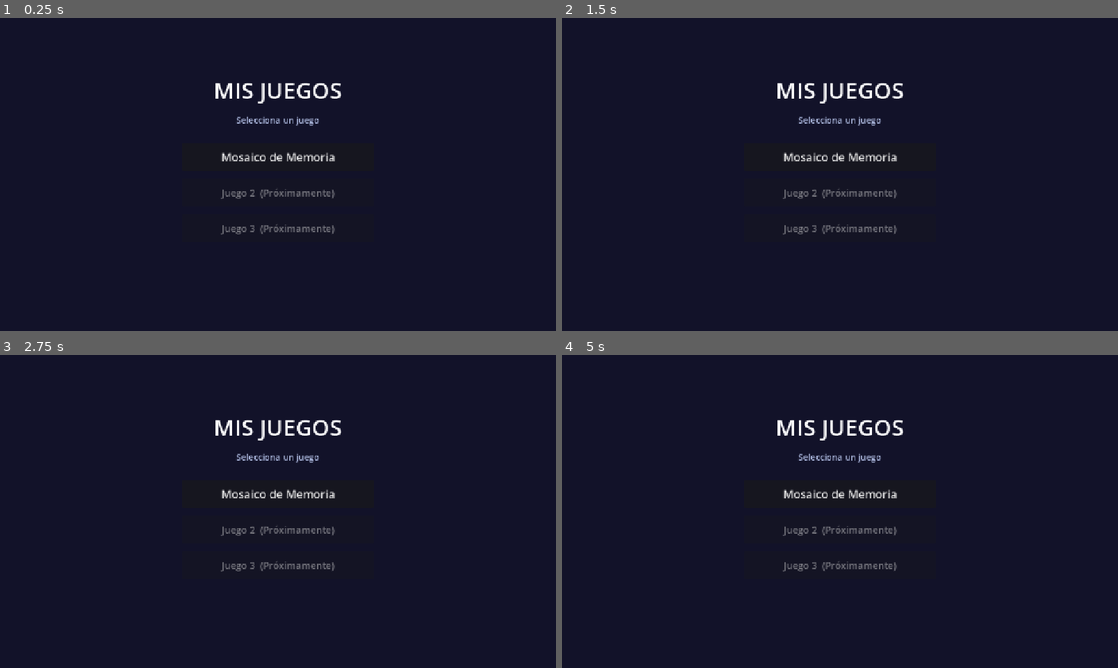
Above: before the commit, frames 1-4 (two rows, left to right).
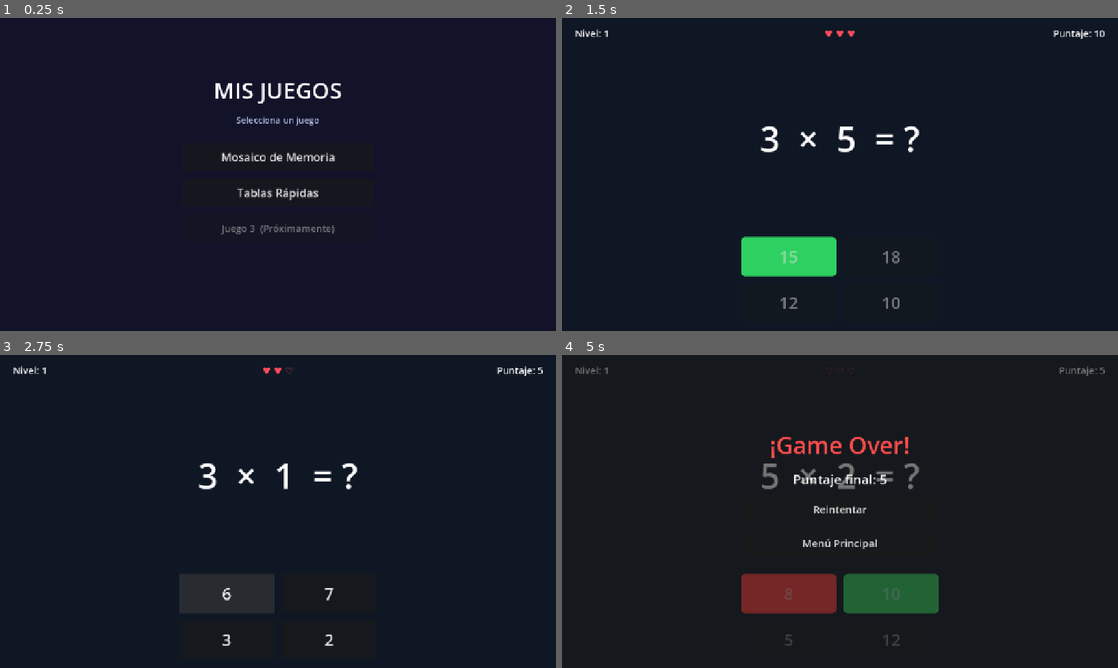
Above: after the commit, the same moments.

Repository: CrisPerez35/JuegoMemoria
Game: Godot game, scene res://MainMenu.tscn
Same seed, same stepped clock (60 frames per second), same inputs: the game is played once before the commit and once after it.
Inputs (mouse positions are in pixels of both pictures, inside the frame that each line leads up to):
- Up to frame 1 (0.25 s): no input
- Up to frame 2 (1.5 s): click (840, 193) at 0.5 s, where only the run after the commit has a clickable "Tablas Rápidas"; click (789, 255) at 1.25 s, where only the run after the commit has a clickable "15"
- Up to frame 3 (2.75 s): click (227, 592) at 2 s, where only the run after the commit has a clickable "24"
- Up to frame 4 (5 s): click (789, 592) at 2.75 s, where only the run after the commit has a clickable "6"; click (789, 592) at 3.5 s, where only the run after the commit has a clickable "9"; click (789, 592) at 4.25 s, where only the run after the commit has a clickable "8"

The runs differ from the first frame. In frame 1, 0.4% of the frame differs, in the area x 39-61%, y 54-59%; in frame 2, 4.7%; in frame 3, 4.2%; in frame 4, 7.9%, in the area x 2-98%, y 3-93%.

Commit message:
Se implementa el segundo proyecto

Diff:
--- a/MainMenu.gd
+++ b/MainMenu.gd
@@ -2,6 +2,10 @@
 
 func _ready() -> void:
 	$VBox/BotonMosaico.pressed.connect(_ir_a_mosaico)
+	$VBox/BotonTablas.pressed.connect(_ir_a_tablas)
 
 func _ir_a_mosaico() -> void:
 	get_tree().change_scene_to_file("res://mosaico_memoria/Main.tscn")
+
+func _ir_a_tablas() -> void:
+	get_tree().change_scene_to_file("res://tablas_rapidas/TablasRapidas.tscn")
--- a/MainMenu.tscn
+++ b/MainMenu.tscn
@@ -45,12 +45,11 @@
 text = "Mosaico de Memoria"
 theme_override_font_sizes/font_size = 26
 
-[node name="BotonJuego2" type="Button" parent="VBox"]
+[node name="BotonTablas" type="Button" parent="VBox"]
 layout_mode = 2
 custom_minimum_size = Vector2(440, 64)
-text = "Juego 2  (Próximamente)"
-theme_override_font_sizes/font_size = 22
-disabled = true
+text = "Tablas Rápidas"
+theme_override_font_sizes/font_size = 26
 
 [node name="BotonJuego3" type="Button" parent="VBox"]
 layout_mode = 2
--- /dev/null
+++ b/tablas_rapidas/TablasRapidas.gd
@@ -0,0 +1,221 @@
+extends Control
+
+# =============================================================
+# CONSTANTES DE DIFICULTAD (ajustar aquí para calibrar el juego)
+# =============================================================
+const VIDAS_INICIALES    := 3     # vidas al comenzar la partida
+const ACIERTOS_POR_NIVEL := 5     # respuestas correctas para subir de nivel
+const PUNTOS_ACIERTO     := 10    # puntos por respuesta correcta
+const PENALIZACION_ERROR := 5     # puntos que se restan al equivocarse
+const PAUSA_FEEDBACK     := 0.65  # segundos de feedback visual antes de la siguiente pregunta
+
+# Rangos de factores por nivel: [min_A, max_A, min_B, max_B]
+# El último elemento se reutiliza para todos los niveles superiores al array
+const RANGOS_POR_NIVEL := [
+	[1,  9,  1,  9],    # Nivel 1: un dígito × un dígito       (ej. 7×6)
+	[1,  9,  10, 20],   # Nivel 2: un dígito × dos dígitos      (ej. 8×14)
+	[10, 30, 10, 30],   # Nivel 3: dos dígitos × dos dígitos    (ej. 12×23)
+	[10, 50, 10, 50],   # Nivel 4: dos dígitos hasta 50         (ej. 34×47)
+	[10, 99, 10, 99],   # Nivel 5+: dos dígitos completos       (ej. 76×83)
+]
+
+# =============================================================
+# MÁQUINA DE ESTADOS
+# =============================================================
+enum Estado { ESPERANDO, FEEDBACK, GAME_OVER }
+
+var estado: Estado = Estado.ESPERANDO
+var nivel:          int = 1
+var puntaje:        int = 0
+var vidas:          int = VIDAS_INICIALES
+var aciertos_nivel: int = 0   # aciertos acumulados en el nivel actual
+
+# Datos de la pregunta activa
+var factor_a:           int = 0
+var factor_b:           int = 0
+var resultado_correcto: int = 0
+var indice_correcto:    int = 0   # índice (0-3) del botón con la respuesta correcta
+
+# Los cuatro botones de respuesta
+var botones: Array = []
+
+# =============================================================
+# REFERENCIAS A NODOS
+# =============================================================
+@onready var label_nivel:         Label = $MainVBox/InfoBar/LabelNivel
+@onready var label_vidas:         Label = $MainVBox/InfoBar/LabelVidas
+@onready var label_puntaje:       Label = $MainVBox/InfoBar/LabelPuntaje
+@onready var label_multi:         Label = $MainVBox/CenterMulti/LabelMultiplicacion
+@onready var panel_game_over:     Panel = $GameOverPanel
+@onready var label_puntaje_final: Label = $GameOverPanel/VBoxCenter/LabelPuntajeFinal
+@onready var boton_reintentar:    Button = $GameOverPanel/VBoxCenter/BotonReintentar
+@onready var boton_menu:          Button = $GameOverPanel/VBoxCenter/BotonMenu
+
+func _ready() -> void:
+	botones = [
+		$MainVBox/CenterGrid/GridRespuestas/Btn0,
+		$MainVBox/CenterGrid/GridRespuestas/Btn1,
+		$MainVBox/CenterGrid/GridRespuestas/Btn2,
+		$MainVBox/CenterGrid/GridRespuestas/Btn3,
+	]
+	# Conectar cada botón pasando su índice mediante bind()
+	for i in range(botones.size()):
+		botones[i].pressed.connect(_al_presionar_respuesta.bind(i))
+	boton_reintentar.pressed.connect(reiniciar_juego)
+	boton_menu.pressed.connect(_ir_al_menu)
+	reiniciar_juego()
+
+# =============================================================
+# FLUJO PRINCIPAL
+# =============================================================
+
+# Reinicia la partida desde cero
+func reiniciar_juego() -> void:
+	nivel          = 1
+	puntaje        = 0
+	vidas          = VIDAS_INICIALES
+	aciertos_nivel = 0
+	panel_game_over.visible = false
+	_nueva_pregunta()
+
+# Prepara y muestra una nueva multiplicación
+func _nueva_pregunta() -> void:
+	estado = Estado.ESPERANDO
+	_resetear_colores_botones()
+	_set_botones_habilitados(true)
+	var factores      := generar_multiplicacion(nivel)
+	factor_a           = factores[0]
+	factor_b           = factores[1]
+	resultado_correcto = factor_a * factor_b
+	label_multi.text   = "%d  ×  %d  = ?" % [factor_a, factor_b]
+	var opciones := generar_opciones_respuesta(resultado_correcto, factor_a, factor_b)
+	indice_correcto = opciones.find(resultado_correcto)
+	for i in range(botones.size()):
+		botones[i].text = str(opciones[i])
+	_actualizar_ui()
+
+# =============================================================
+# GENERACIÓN DE PREGUNTA Y OPCIONES
+# =============================================================
+
+# Devuelve [factor_a, factor_b] con rangos según el nivel actual
+func generar_multiplicacion(nv: int) -> Array:
+	var idx   := mini(nv - 1, RANGOS_POR_NIVEL.size() - 1)
+	var rango: Array = RANGOS_POR_NIVEL[idx]
+	var a     := randi_range(rango[0], rango[1])
+	var b     := randi_range(rango[2], rango[3])
+	return [a, b]
+
+# Genera 4 opciones: la correcta más 3 trampas cercanas al resultado real
+func generar_opciones_respuesta(correcto: int, fa: int, fb: int) -> Array:
+	var opciones: Array = [correcto]
+	# Candidatos basados en errores típicos de multiplicación (no valores absurdos)
+	var candidatos: Array = [
+		correcto + fa,          # sumar una fila de más
+		correcto - fa,          # restar una fila
+		correcto + fb,          # sumar una columna de más
+		correcto - fb,          # restar una columna
+		correcto + fa + fb,     # error doble de conteo
+		(fa + 1) * fb,          # confundir factor A con el siguiente
+		fa * (fb + 1),          # confundir factor B con el siguiente
+		(fa - 1) * fb,          # confundir factor A con el anterior
+	]
+	candidatos.shuffle()
+	for c in candidatos:
+		if c > 0 and c != correcto and c not in opciones:
+			opciones.append(c)
+			if opciones.size() == 4:
+				break
+	# Relleno de seguridad si los candidatos anteriores no alcanzaron
+	var margen := maxi(3, correcto / 8)
+	while opciones.size() < 4:
+		var offset    := randi_range(1, margen)
+		var signo     := 1 if randf() > 0.5 else -1
+		var candidato := correcto + signo * offset
+		if candidato > 0 and candidato not in opciones:
+			opciones.append(candidato)
+	opciones.shuffle()
+	return opciones
+
+# =============================================================
+# INTERACCIÓN DEL JUGADOR
+# =============================================================
+
+# Callback conectado a cada botón de respuesta
+func _al_presionar_respuesta(indice: int) -> void:
+	if estado != Estado.ESPERANDO:
+		return
+	estado = Estado.FEEDBACK
+	_set_botones_habilitados(false)
+	verificar_respuesta(indice == indice_correcto, indice)
+
+# Aplica feedback visual y actualiza puntaje/vidas según la respuesta
+func verificar_respuesta(es_correcta: bool, indice_elegido: int) -> void:
+	if es_correcta:
+		_pintar_boton(indice_correcto, Color(0.18, 0.82, 0.38))   # verde
+		puntaje        += PUNTOS_ACIERTO
+		aciertos_nivel += 1
+		avanzar_nivel()
+	else:
+		_pintar_boton(indice_elegido,  Color(1.00, 0.22, 0.22))   # rojo
+		_pintar_boton(indice_correcto, Color(0.18, 0.82, 0.38))   # revela la correcta
+		puntaje = maxi(0, puntaje - PENALIZACION_ERROR)
+		vidas  -= 1
+	_actualizar_ui()
+	# Esperar el feedback antes de continuar
+	if vidas <= 0:
+		await get_tree().create_timer(PAUSA_FEEDBACK).timeout
+		_game_over()
+	else:
+		await get_tree().create_timer(PAUSA_FEEDBACK).timeout
+		_nueva_pregunta()
+
+# Sube de nivel si el jugador alcanzó el umbral de aciertos
+func avanzar_nivel() -> void:
+	if aciertos_nivel >= ACIERTOS_POR_NIVEL:
+		nivel         += 1
+		aciertos_nivel = 0
+
+func _game_over() -> void:
+	estado = Estado.GAME_OVER
+	label_puntaje_final.text = "Puntaje final: %d" % puntaje
+	panel_game_over.visible  = true
+
+# =============================================================
+# UTILIDADES DE UI
+# =============================================================
+
+func _actualizar_ui() -> void:
+	label_nivel.text   = "Nivel: %d" % nivel
+	label_puntaje.text = "Puntaje: %d" % puntaje
+	# Corazones llenos para vidas restantes, vacíos para las perdidas
+	var txt := ""
+	for _i in range(vidas):
+		txt += "♥ "
+	for _i in range(VIDAS_INICIALES - vidas):
+		txt += "♡ "
+	label_vidas.text = txt.strip_edges()
+
+# Aplica un color de fondo sólido a un botón específico
+func _pintar_boton(indice: int, color: Color) -> void:
+	var estilo := StyleBoxFlat.new()
+	estilo.bg_color                   = color
+	estilo.corner_radius_top_left     = 10
+	estilo.corner_radius_top_right    = 10
+	estilo.corner_radius_bottom_left  = 10
+	estilo.corner_radius_bottom_right = 10
+	botones[indice].add_theme_stylebox_override("normal",   estilo)
+	botones[indice].add_theme_stylebox_override("disabled", estilo)
+
+# Elimina los overrides de color para volver al estilo por defecto del tema
+func _resetear_colores_botones() -> void:
+	for btn in botones:
+		btn.remove_theme_stylebox_override("normal")
+		btn.remove_theme_stylebox_override("disabled")
+
+func _set_botones_habilitados(activo: bool) -> void:
+	for btn in botones:
+		btn.disabled = not activo
+
+func _ir_al_menu() -> void:
+	get_tree().change_scene_to_file("res://MainMenu.tscn")
--- /dev/null
+++ b/tablas_rapidas/TablasRapidas.tscn
@@ -0,0 +1,130 @@
+[gd_scene format=3 uid="uid://tr8kpvqm2djn5"]
+
+[ext_resource type="Script" path="res://tablas_rapidas/TablasRapidas.gd" id="1_tr"]
+
+[node name="TablasRapidas" type="Control"]
+anchor_right = 1.0
+anchor_bottom = 1.0
+script = ExtResource("1_tr")
+
+[node name="Background" type="ColorRect" parent="."]
+anchor_right = 1.0
+anchor_bottom = 1.0
+color = Color(0.06, 0.09, 0.14, 1.0)
+
+[node name="MainVBox" type="VBoxContainer" parent="."]
+anchor_right = 1.0
+anchor_bottom = 1.0
+offset_left = 30.0
+offset_top = 20.0
+offset_right = -30.0
+offset_bottom = -20.0
+theme_override_constants/separation = 16
+
+[node name="InfoBar" type="HBoxContainer" parent="MainVBox"]
+layout_mode = 2
+
+[node name="LabelNivel" type="Label" parent="MainVBox/InfoBar"]
+layout_mode = 2
+size_flags_horizontal = 3
+text = "Nivel: 1"
+theme_override_font_sizes/font_size = 22
+
+[node name="LabelVidas" type="Label" parent="MainVBox/InfoBar"]
+layout_mode = 2
+size_flags_horizontal = 3
+horizontal_alignment = 1
+text = "♥ ♥ ♥"
+theme_override_font_sizes/font_size = 22
+theme_override_colors/font_color = Color(1.0, 0.30, 0.35, 1.0)
+
+[node name="LabelPuntaje" type="Label" parent="MainVBox/InfoBar"]
+layout_mode = 2
+size_flags_horizontal = 3
+horizontal_alignment = 2
+text = "Puntaje: 0"
+theme_override_font_sizes/font_size = 22
+
+[node name="CenterMulti" type="CenterContainer" parent="MainVBox"]
+layout_mode = 2
+size_flags_vertical = 3
+
+[node name="LabelMultiplicacion" type="Label" parent="MainVBox/CenterMulti"]
+layout_mode = 2
+horizontal_alignment = 1
+text = "2 × 8 = ?"
+theme_override_font_sizes/font_size = 80
+
+[node name="CenterGrid" type="CenterContainer" parent="MainVBox"]
+layout_mode = 2
+
+[node name="GridRespuestas" type="GridContainer" parent="MainVBox/CenterGrid"]
+layout_mode = 2
+columns = 2
+theme_override_constants/h_separation = 16
+theme_override_constants/v_separation = 16
+
+[node name="Btn0" type="Button" parent="MainVBox/CenterGrid/GridRespuestas"]
+layout_mode = 2
+custom_minimum_size = Vector2(220, 90)
+text = "16"
+theme_override_font_sizes/font_size = 38
+
+[node name="Btn1" type="Button" parent="MainVBox/CenterGrid/GridRespuestas"]
+layout_mode = 2
+custom_minimum_size = Vector2(220, 90)
+text = "14"
+theme_override_font_sizes/font_size = 38
+
+[node name="Btn2" type="Button" parent="MainVBox/CenterGrid/GridRespuestas"]
+layout_mode = 2
+custom_minimum_size = Vector2(220, 90)
+text = "18"
+theme_override_font_sizes/font_size = 38
+
+[node name="Btn3" type="Button" parent="MainVBox/CenterGrid/GridRespuestas"]
+layout_mode = 2
+custom_minimum_size = Vector2(220, 90)
+text = "20"
+theme_override_font_sizes/font_size = 38
+
+[node name="GameOverPanel" type="Panel" parent="."]
+anchor_right = 1.0
+anchor_bottom = 1.0
+visible = false
+
+[node name="VBoxCenter" type="VBoxContainer" parent="GameOverPanel"]
+anchor_left = 0.5
+anchor_top = 0.5
+anchor_right = 0.5
+anchor_bottom = 0.5
+offset_left = -220.0
+offset_top = -190.0
+offset_right = 220.0
+offset_bottom = 190.0
+theme_override_constants/separation = 20
+
+[node name="LabelGameOver" type="Label" parent="GameOverPanel/VBoxCenter"]
+layout_mode = 2
+horizontal_alignment = 1
+text = "¡Game Over!"
+theme_override_font_sizes/font_size = 54
+theme_override_colors/font_color = Color(1.0, 0.3, 0.3, 1.0)
+
+[node name="LabelPuntajeFinal" type="Label" parent="GameOverPanel/VBoxCenter"]
+layout_mode = 2
+horizontal_alignment = 1
+text = "Puntaje final: 0"
+theme_override_font_sizes/font_size = 30
+
+[node name="BotonReintentar" type="Button" parent="GameOverPanel/VBoxCenter"]
+layout_mode = 2
+custom_minimum_size = Vector2(340, 58)
+text = "Reintentar"
+theme_override_font_sizes/font_size = 24
+
+[node name="BotonMenu" type="Button" parent="GameOverPanel/VBoxCenter"]
+layout_mode = 2
+custom_minimum_size = Vector2(340, 58)
+text = "Menú Principal"
+theme_override_font_sizes/font_size = 24
Not shown, added: tablas_rapidas/TablasRapidas.gd.uid
Not shown, added: CLAUDE.md
